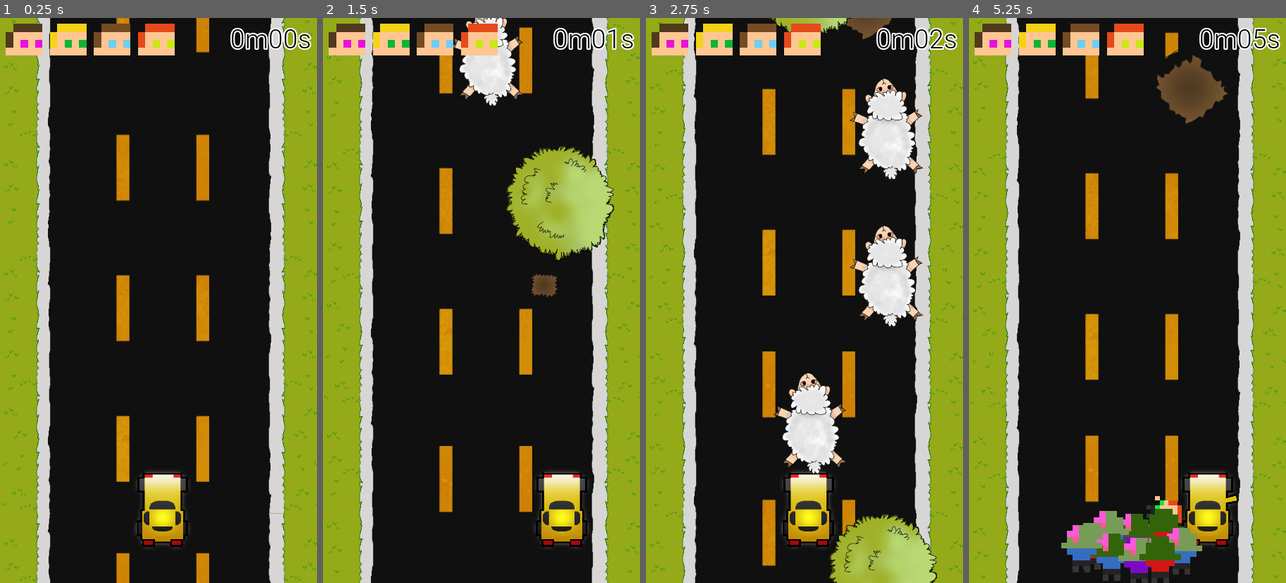
Above: before the commit, frames 1-4 (left to right).
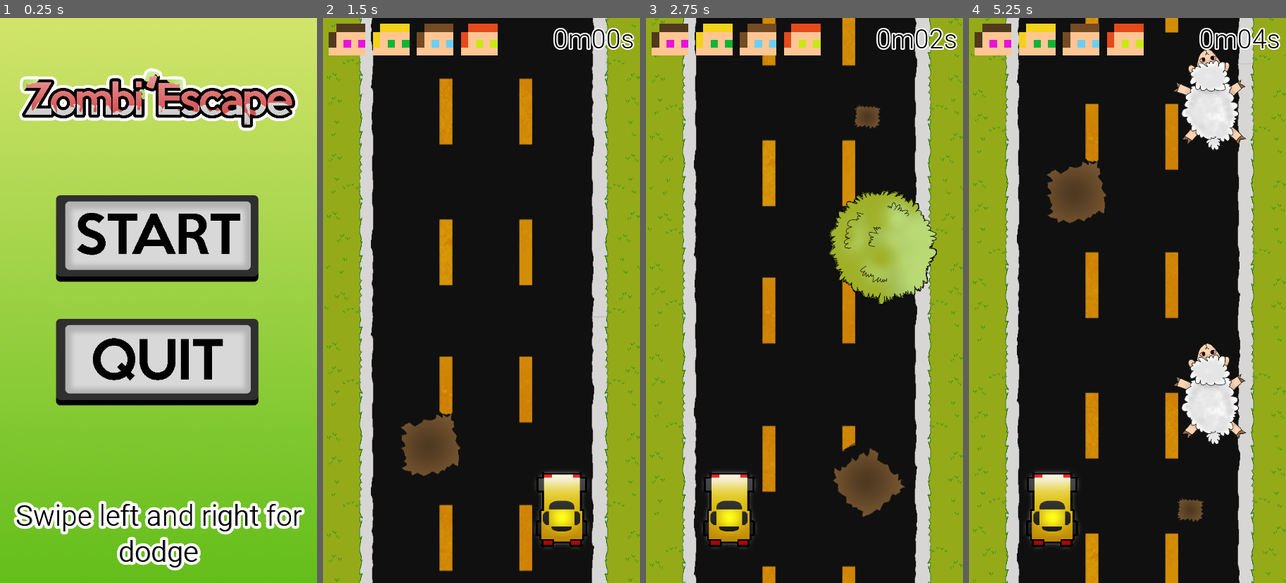
Above: after the commit, the same moments.

Repository: Merliin42/ZombiEscape
Game: Godot game, scene res://Scenes/Menu.tscn
Same seed, same stepped clock (60 frames per second), same inputs: the game is played once before the commit and once after it. Before the commit the project starts from res://Scenes/Main.tscn.
Inputs (mouse positions are in pixels of both pictures, inside the frame that each line leads up to):
- Up to frame 1 (0.25 s): no input
- Up to frame 2 (1.5 s): click (481, 238) at 0.52 s; move the mouse to (551, 272) at 1.27 s; press the mouse at (551, 272) at 1.28 s; hold Right (ui_right) from 1.28 s (still down)
- Up to frame 3 (2.75 s): move the mouse to (741, 328) at 2.02 s; release Right (ui_right) at 2.03 s; release the mouse at (741, 328) at 2.03 s; hold Left (ui_left) from 2.03 s (still down); click (741, 328) at 2.1 s
- Up to frame 4 (5.25 s): move the mouse to (1159, 176) at 2.77 s; release Left (ui_left) at 2.78 s; press the mouse at (1159, 176) at 2.78 s; hold Right (ui_right) 2.78-4.28 s; move the mouse to (1111, 413) at 3.52 s; release the mouse at (1111, 413) at 3.53 s; click (1111, 413) at 3.6 s; move the mouse to (1222, 385) at 4.27 s; press the mouse at (1222, 385) at 4.28 s; hold Left (ui_left) from 4.28 s (still down); move the mouse to (1032, 215) at 5.02 s; release the mouse at (1032, 215) at 5.03 s; click (1032, 215) at 5.1 s

The runs differ from the first frame. In frame 1, 94% of the frame differs, in the area x 0-100%, y 0-100%; in frame 2, 16%; in frame 3, 26%; in frame 4, 22%.

Commit message:
Finalizing first playable version

Diff:
--- /dev/null
+++ b/Scenes/GameOver.gd
@@ -0,0 +1,4 @@
+extends Node
+
+func _on_Start_pressed():
+	get_tree().change_scene("res://Scenes/Main.tscn")
--- /dev/null
+++ b/Scenes/GameOver.tscn
@@ -0,0 +1,33 @@
+[gd_scene load_steps=5 format=2]
+
+[ext_resource path="res://Assets/Ending/GameOverScreen.png" type="Texture" id=1]
+[ext_resource path="res://Assets/menu/Start.png" type="Texture" id=2]
+[ext_resource path="res://Assets/menu/StartPressed.png" type="Texture" id=3]
+[ext_resource path="res://Scenes/GameOver.gd" type="Script" id=4]
+
+[node name="GameOver" type="Node"]
+script = ExtResource( 4 )
+
+[node name="Sprite" type="Sprite" parent="."]
+position = Vector2( 540, 960 )
+texture = ExtResource( 1 )
+
+[node name="MarginContainer" type="MarginContainer" parent="."]
+anchor_right = 1.0
+anchor_bottom = 1.0
+rect_pivot_offset = Vector2( -680, -1280 )
+__meta__ = {
+"_edit_use_anchors_": false
+}
+
+[node name="Start" type="TextureButton" parent="MarginContainer"]
+margin_right = 1080.0
+margin_bottom = 1920.0
+texture_normal = ExtResource( 2 )
+texture_pressed = ExtResource( 3 )
+expand = true
+stretch_mode = 3
+__meta__ = {
+"_edit_use_anchors_": false
+}
+[connection signal="pressed" from="MarginContainer/Start" to="." method="_on_Start_pressed"]
--- a/Scenes/Menu.tscn
+++ b/Scenes/Menu.tscn
@@ -6,11 +6,7 @@
 [ext_resource path="res://Assets/menu/Quit.png" type="Texture" id=4]
 [ext_resource path="res://Assets/menu/Start.png" type="Texture" id=5]
 [ext_resource path="res://Assets/menu/StartPressed.png" type="Texture" id=6]
-
-
-
-
-
+[ext_resource path="res://Scripts/Menu.gd" type="Script" id=7]
 
 [sub_resource type="DynamicFont" id=1]
 size = 100
@@ -20,6 +16,7 @@
 [node name="Menu" type="Control"]
 anchor_right = 1.0
 anchor_bottom = 1.0
+script = ExtResource( 7 )
 __meta__ = {
 "_edit_use_anchors_": false
 }
@@ -28,6 +25,9 @@
 anchor_right = 1.0
 anchor_bottom = 1.0
 texture = ExtResource( 2 )
+__meta__ = {
+"_edit_use_anchors_": false
+}
 
 [node name="Text" type="MarginContainer" parent="."]
 anchor_top = 1.0
@@ -78,3 +78,5 @@
 texture_pressed = ExtResource( 3 )
 expand = true
 stretch_mode = 5
+[connection signal="pressed" from="Buttons/Start" to="." method="_on_Start_pressed"]
+[connection signal="pressed" from="Buttons/Quit" to="." method="_on_Quit_pressed"]
--- a/Scenes/Space2D.tscn
+++ b/Scenes/Space2D.tscn
@@ -66,6 +66,8 @@
 [ext_resource path="res://Assets/Zombies/Horde_Zombie.png" type="Texture" id=64]
 [ext_resource path="res://Scenes/Sacrifice.tscn" type="PackedScene" id=65]
 [ext_resource path="res://Assets/Caracters/Character1.png" type="Texture" id=66]
+[ext_resource path="res://Assets/Music/Zombi'Escape.wav" type="AudioStream" id=67]
+[ext_resource path="res://Assets/Sounds/Game over 1.wav" type="AudioStream" id=68]
 
 [sub_resource type="SpriteFrames" id=1]
 animations = [ {
@@ -74,6 +76,106 @@
 "name": "default",
 "speed": 30.0
 } ]
+
+[sub_resource type="Animation" id=3]
+resource_name = "GameOver"
+length = 3.0
+tracks/0/type = "value"
+tracks/0/path = NodePath(".:modulate")
+tracks/0/interp = 2
+tracks/0/loop_wrap = true
+tracks/0/imported = false
+tracks/0/enabled = true
+tracks/0/keys = {
+"times": PoolRealArray( 0, 0.5 ),
+"transitions": PoolRealArray( 1, 1 ),
+"update": 1,
+"values": [ Color( 1, 0, 0, 1 ), Color( 1, 1, 1, 1 ) ]
+}
+tracks/1/type = "value"
+tracks/1/path = NodePath("Zombies:position")
+tracks/1/interp = 1
+tracks/1/loop_wrap = true
+tracks/1/imported = false
+tracks/1/enabled = true
+tracks/1/keys = {
+"times": PoolRealArray( 0.8, 2.5 ),
+"transitions": PoolRealArray( 1, 1 ),
+"update": 0,
+"values": [ Vector2( 544, 2056 ), Vector2( 544, 1784 ) ]
+}
+tracks/2/type = "value"
+tracks/2/path = NodePath("Road:playing")
+tracks/2/interp = 1
+tracks/2/loop_wrap = true
+tracks/2/imported = false
+tracks/2/enabled = true
+tracks/2/keys = {
+"times": PoolRealArray( 0 ),
+"transitions": PoolRealArray( 1 ),
+"update": 1,
+"values": [ false ]
+}
+tracks/3/type = "value"
+tracks/3/path = NodePath("Dangers:visible")
+tracks/3/interp = 1
+tracks/3/loop_wrap = true
+tracks/3/imported = false
+tracks/3/enabled = true
+tracks/3/keys = {
+"times": PoolRealArray( 0 ),
+"transitions": PoolRealArray( 1 ),
+"update": 1,
+"values": [ false ]
+}
+tracks/4/type = "value"
+tracks/4/path = NodePath("Timer:one_shot")
+tracks/4/interp = 1
+tracks/4/loop_wrap = true
+tracks/4/imported = false
+tracks/4/enabled = true
+tracks/4/keys = {
+"times": PoolRealArray( 0, 3 ),
+"transitions": PoolRealArray( 1, 1 ),
+"update": 1,
+"values": [ true, false ]
+}
+tracks/5/type = "value"
+tracks/5/path = NodePath("Car:hitted")
+tracks/5/interp = 1
+tracks/5/loop_wrap = true
+tracks/5/imported = false
+tracks/5/enabled = true
+tracks/5/keys = {
+"times": PoolRealArray( 0, 3 ),
+"transitions": PoolRealArray( 1, 1 ),
+"update": 1,
+"values": [ true, false ]
+}
+tracks/6/type = "value"
+tracks/6/path = NodePath("Car:monitoring")
+tracks/6/interp = 1
+tracks/6/loop_wrap = true
+tracks/6/imported = false
+tracks/6/enabled = true
+tracks/6/keys = {
+"times": PoolRealArray( 0, 3 ),
+"transitions": PoolRealArray( 1, 1 ),
+"update": 1,
+"values": [ false, true ]
+}
+tracks/7/type = "value"
+tracks/7/path = NodePath("GameOver:playing")
+tracks/7/interp = 1
+tracks/7/loop_wrap = true
+tracks/7/imported = false
+tracks/7/enabled = true
+tracks/7/keys = {
+"times": PoolRealArray( -0.5 ),
+"transitions": PoolRealArray( 1 ),
+"update": 1,
+"values": [ true ]
+}
 
 [sub_resource type="Animation" id=2]
 resource_name = "Hitted"
@@ -184,6 +286,18 @@
 "points": PoolRealArray( 1670, -0.25, 0, 0.25, 0, 1670, -0.25, 0, 0.25, 0, 2000, -0.25, 0, 0.25, 0 ),
 "times": PoolRealArray( 0, 2.5, 3 )
 }
+tracks/9/type = "value"
+tracks/9/path = NodePath("Scream:playing")
+tracks/9/interp = 1
+tracks/9/loop_wrap = true
+tracks/9/imported = false
+tracks/9/enabled = true
+tracks/9/keys = {
+"times": PoolRealArray( 1 ),
+"transitions": PoolRealArray( 1 ),
+"update": 1,
+"values": [ true ]
+}
 
 [node name="Space2D" type="Node2D"]
 script = ExtResource( 63 )
@@ -192,7 +306,7 @@
 position = Vector2( 536, 960 )
 scale = Vector2( 1.88122, 1.88122 )
 frames = SubResource( 1 )
-frame = 51
+frame = 25
 playing = true
 
 [node name="Sacrifice" parent="." instance=ExtResource( 65 )]
@@ -204,7 +318,6 @@
 [node name="Car" parent="." instance=ExtResource( 62 )]
 
 [node name="Timer" type="Timer" parent="."]
-wait_time = 0.5
 autostart = true
 
 [node name="Zombies" type="Sprite" parent="."]
@@ -215,7 +328,17 @@
 [node name="Dangers" type="Node2D" parent="."]
 
 [node name="AnimationPlayer" type="AnimationPlayer" parent="."]
+anims/GameOver = SubResource( 3 )
 anims/Hitted = SubResource( 2 )
+
+[node name="Scream" type="AudioStreamPlayer" parent="."]
+
+[node name="Music" type="AudioStreamPlayer" parent="."]
+stream = ExtResource( 67 )
+autoplay = true
+
+[node name="GameOver" type="AudioStreamPlayer" parent="."]
+stream = ExtResource( 68 )
 [connection signal="area_entered" from="Car" to="." method="_on_Car_area_entered"]
 [connection signal="timeout" from="Timer" to="." method="_on_Timer_timeout"]
 [connection signal="animation_finished" from="AnimationPlayer" to="." method="_on_AnimationPlayer_animation_finished"]
--- a/Scripts/Car.gd
+++ b/Scripts/Car.gd
@@ -18,8 +18,8 @@
 func get_hitted() -> bool :
 	return hitted
 
-func set_hitted(hitted) -> void :
-	self.hitted = hitted
+func set_hitted(hit) -> void :
+	self.hitted = hit
 
 func open_door() -> void :
 	$AnimatedSprite.play("openDoor")
--- a/Scripts/Main.gd
+++ b/Scripts/Main.gd
@@ -3,9 +3,9 @@
 var time : int = 0
 var life : int = 4
 
-func convert_time(time):
-	var minutes : int = int(time/60)
-	var seconds : int = time%60
+func convert_time(localTime):
+	var minutes : int = int(localTime/60)
+	var seconds : int = localTime%60
 	return str(minutes)+"m"+("%02d"%seconds)+"s"
 
 
@@ -17,3 +17,7 @@
 func _on_Space2D_hit():
 	life -= 1
 	$GUI.set_life(life)
+	if life >= 0 :
+		$Space2D/AnimationPlayer.play("Hitted")
+	elif life < 0 :
+		$Space2D/AnimationPlayer.play("GameOver")
--- /dev/null
+++ b/Scripts/Menu.gd
@@ -0,0 +1,8 @@
+extends Control
+
+func _on_Start_pressed():
+	get_tree().change_scene("res://Scenes/Main.tscn")
+
+
+func _on_Quit_pressed():
+	get_tree().quit()
--- a/Scripts/Space2D.gd
+++ b/Scripts/Space2D.gd
@@ -1,6 +1,15 @@
 extends Node2D
 
 signal hit
+
+const SCREAMS = [
+	preload("res://Assets/Sounds/distress1.wav"),
+	preload("res://Assets/Sounds/distress2.wav"),
+	preload("res://Assets/Sounds/distress3.wav"),
+]
+
+var dragStart : Vector2 = Vector2()
+var displacementPossible : bool = true
 
 func _process(_delta):
 	if Input.is_action_just_pressed("ui_left"):
@@ -8,18 +17,35 @@
 	elif Input.is_action_just_pressed("ui_right"):
 		$Car.displacement("right")
 
+	if Input.is_action_just_pressed("mouse_click"):
+		dragStart = get_local_mouse_position()
+	if Input.is_action_pressed("mouse_click"):
+		var drag : Vector2 = dragStart - get_local_mouse_position()
+		if drag.x > 100 and displacementPossible:
+			displacementPossible = false
+			$Car.displacement("left")
+		elif drag.x < -100 and displacementPossible:
+			displacementPossible = false
+			$Car.displacement("right")
+	if Input.is_action_just_released("mouse_click"):
+		displacementPossible = true
+
 
 func _on_Timer_timeout():
 	$Dangers.add_child(preload("res://Scenes/Danger.tscn").instance())
 
 
-func _on_Car_area_entered(area):
+func _on_Car_area_entered(_area):
+	$Scream.stream = SCREAMS[randi()%3]
 	$Car.open_door()
 	$Sacrifice.change_texture()
 	$Sacrifice.position.x = $Car.position.x + 100
-	$AnimationPlayer.play("Hitted")
+	emit_signal("hit")
 
 
 func _on_AnimationPlayer_animation_finished(anim_name):
-	$Car.close_door()
-	$Timer.start()
+	if anim_name == "Hitted":
+		$Car.close_door()
+		$Timer.start()
+	else :
+		get_tree().change_scene("res://Scenes/GameOver.tscn")
--- a/project.godot
+++ b/project.godot
@@ -16,7 +16,7 @@
 [application]
 
 config/name="Zombi'Escape"
-run/main_scene="res://Scenes/Main.tscn"
+run/main_scene="res://Scenes/Menu.tscn"
 boot_splash/image="res://Assets/loading_screen.png"
 boot_splash/bg_color=Color( 0.141176, 0.141176, 0.141176, 1 )
 config/icon="res://icon.png"
@@ -25,12 +25,20 @@
 
 window/size/width=1080
 window/size/height=1920
-window/size/test_width=720
-window/size/test_height=1080
+window/size/test_width=540
+window/size/test_height=960
 window/dpi/allow_hidpi=true
 window/handheld/orientation="portrait"
 window/stretch/mode="2d"
 window/stretch/aspect="keep"
+
+[input]
+
+mouse_click={
+"deadzone": 0.5,
+"events": [ Object(InputEventMouseButton,"resource_local_to_scene":false,"resource_name":"","device":0,"alt":false,"shift":false,"control":false,"meta":false,"command":false,"button_mask":0,"position":Vector2( 0, 0 ),"global_position":Vector2( 0, 0 ),"factor":1.0,"button_index":1,"pressed":false,"doubleclick":false,"script":null)
+ ]
+}
 
 [rendering]
 
Binary file changed: Assets/Ending/GameOverScreen.png
Not shown, changed: Assets/Music/Zombi'Escape.wav.import
Not shown: 1 places in Scenes/Menu.tscn that only renumber resources
Not shown: 1 places in Scenes/Space2D.tscn that only renumber resources
Not shown, changed: export_presets.cfg
Not shown, changed: Assets/loading_screen.xcf
Not shown, added: builds/Android/ZE0.1.apk
